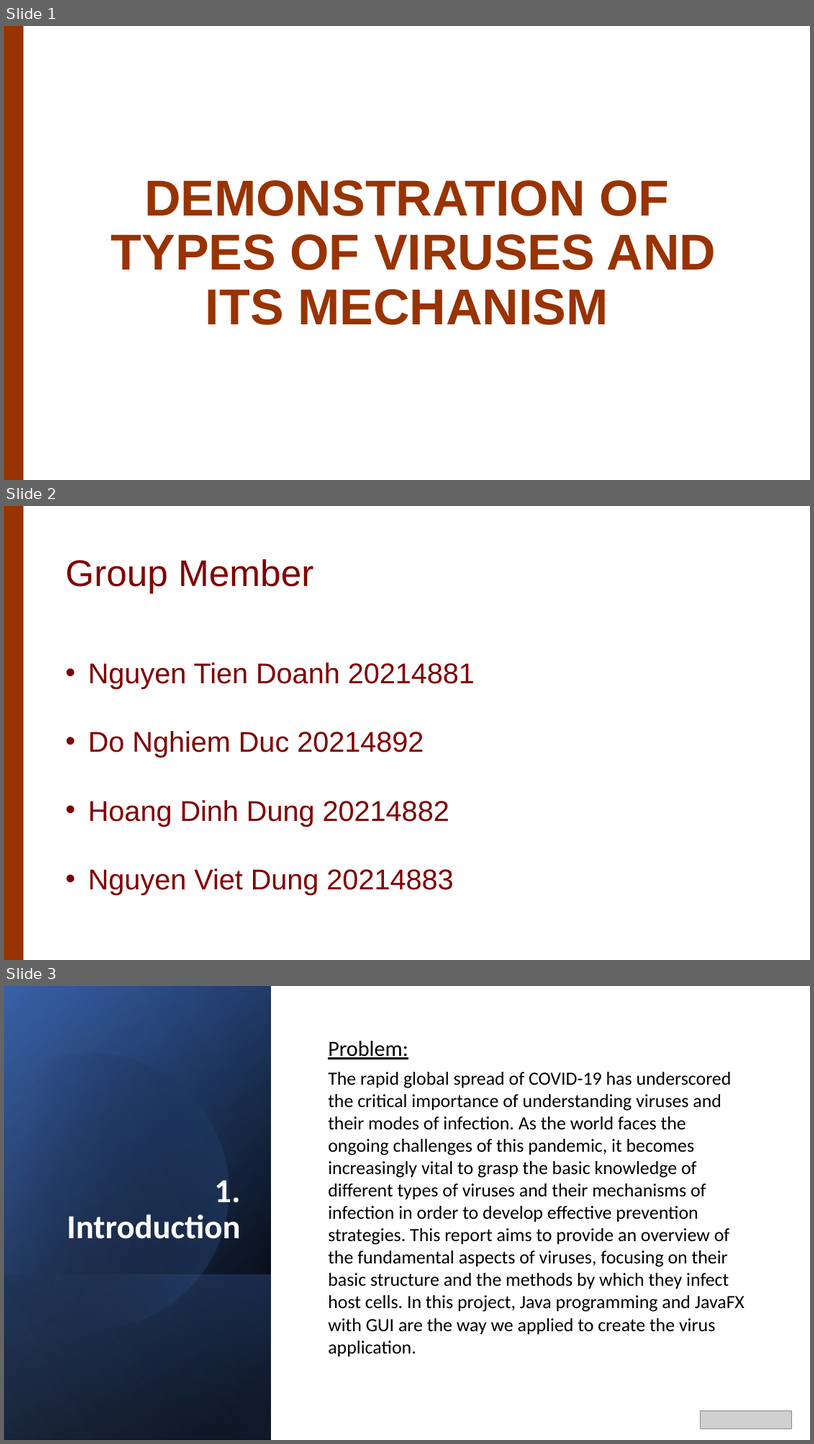
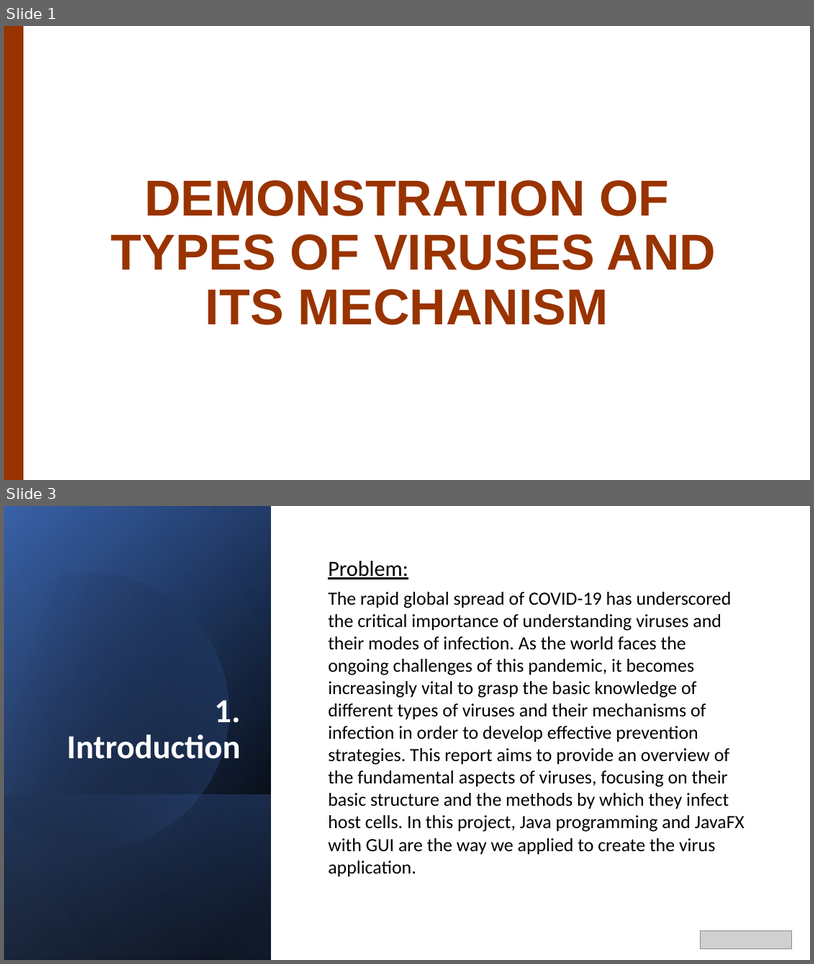
Before and after one commit to hdd0510/OOP_Project, a slide deck: presentation/Presentation.pptx. Shown one above the other, each under a label of ours: slides 1, 2 and 3 before the commit, slides 1 and 3 after it; the slides between them are not shown. The pictures are 814x1444 and 814x964 pixels, drawn with LibreOffice and Linux fonts; fonts in the diff are those of the drawing; grey boxes stand for pictures; background and template pictures are left out. Boxes give left, top, right and bottom in pixels: in the first picture for what was removed or moved away, otherwise in the second. Text is boxed around its words. In the diff, an @@ line names an element or a change of style, - is before the commit and + after.

```diff
--- a/presentation/Presentation.pptx
+++ b/presentation/Presentation.pptx
@@ slide 2 removed at <box>4,506,810,960</box>, background #FFFFFF; not listed: 1 template element that a slide beside it also shows @@
@@ title removed at <box>65,559,314,593</box> @@
-Group Member
@@ text removed at <box>88,662,475,894</box> @@
-• Nguyen Tien Doanh 20214881
-• Do Nghiem Duc 20214892
-• Hoang Dinh Dung 20214882
-• Nguyen Viet Dung 20214883
```
Also in this commit, not shown: 4 slides changed, 1 slide added, 15 other files.
